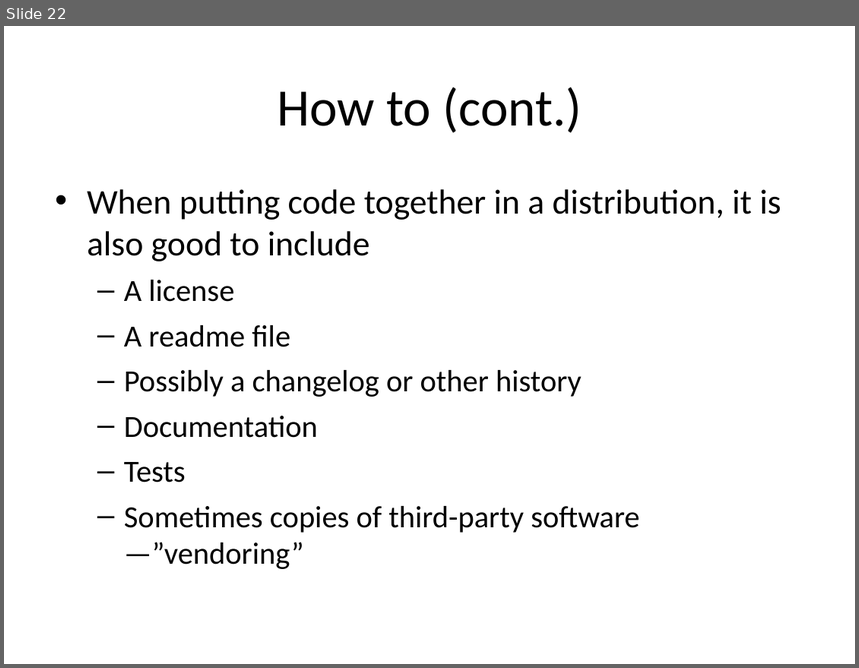
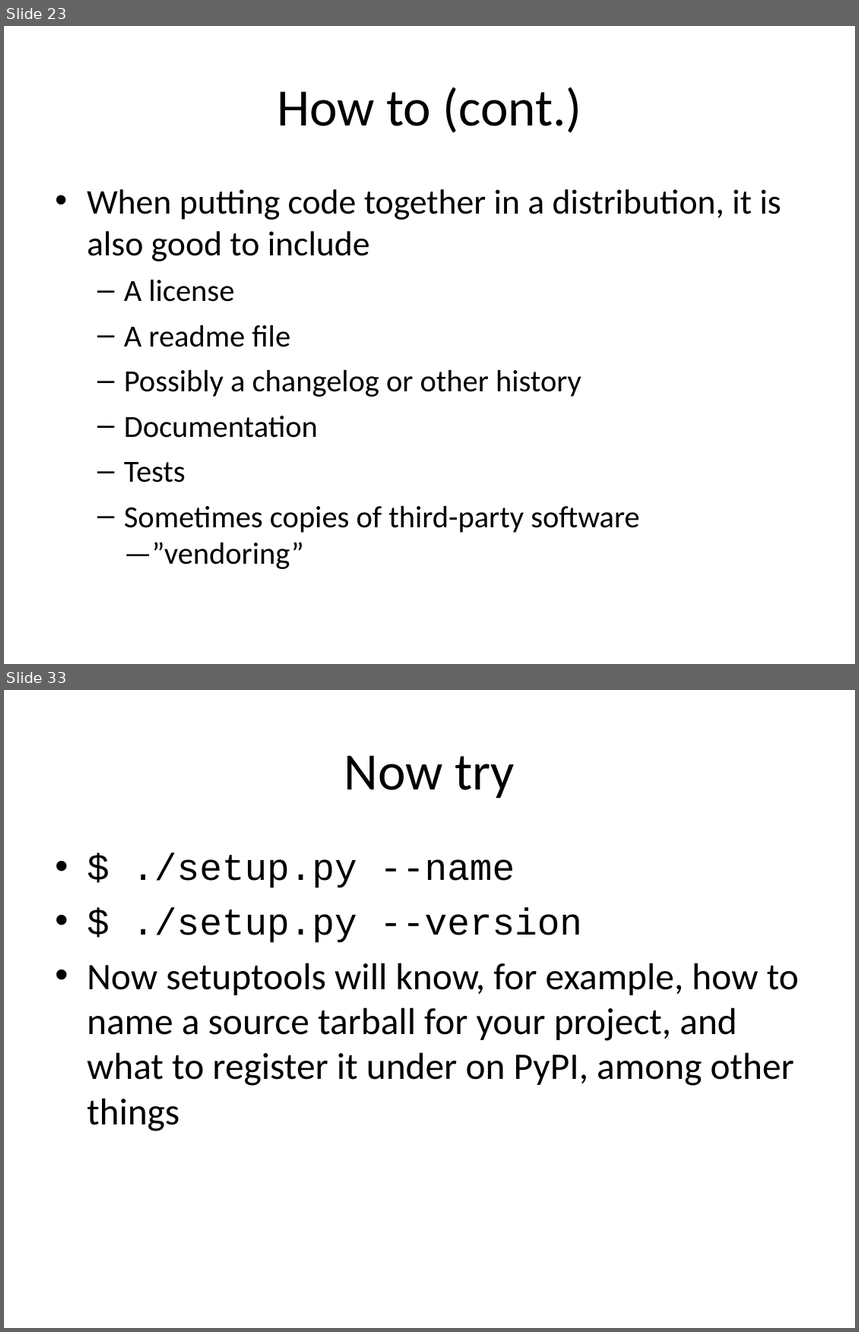
Before and after one commit to embray/pyastro-packaging-tutorial, a slide deck: packaging.ppt. Shown one above the other, each under a label of ours: slide 22 before the commit, slides 23 and 33 after it; the slides between them are not shown. The pictures are 859x668 and 859x1332 pixels, drawn with LibreOffice and Linux fonts; fonts in the diff are those of the drawing. Boxes give left, top, right and bottom in pixels: in the first picture for what was removed or moved away, otherwise in the second. Text is boxed around its words. In the diff, an @@ line names an element or a change of style, - is before the commit and + after.

```diff
--- a/packaging.ppt
+++ b/packaging.ppt
@@ slide 33 added at (x1=4, y1=690, x2=855, y2=1328), background #FFFFFF @@
@@ title added at (x1=344, y1=755, x2=515, y2=798), 49 pt, text #000000 @@
+Now try
@@ text added at (x1=87, y1=853, x2=799, y2=1132), 35 pt, text #000000 @@
+• $ ./setup.py --name
+• $ ./setup.py --version
+• Now setuptools will know, for example, how to name a source tarball for your project, and what to register it under on PyPI, among other things
@@ what was slide 22 is now slide 23 @@
```
Also in this commit, not shown: 14 other slides added.
